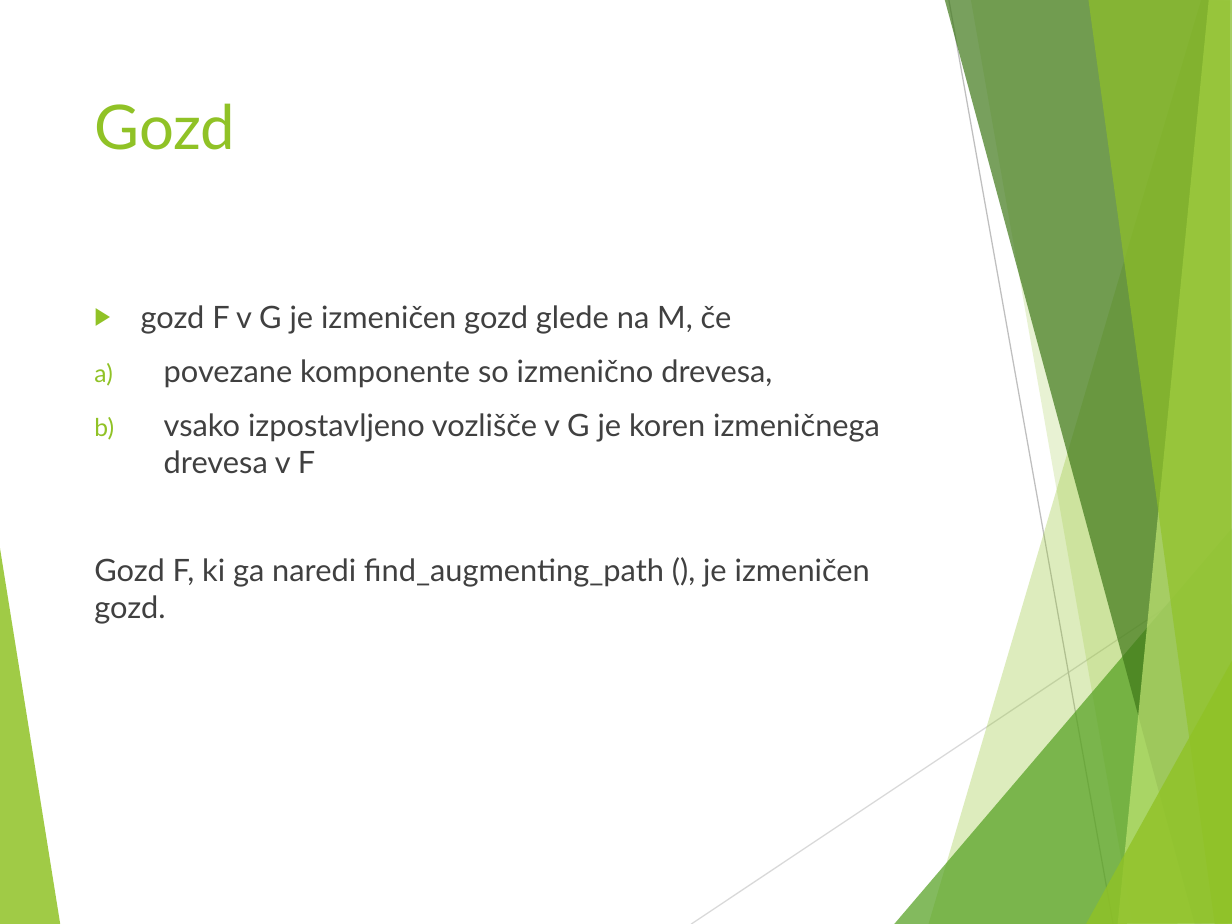
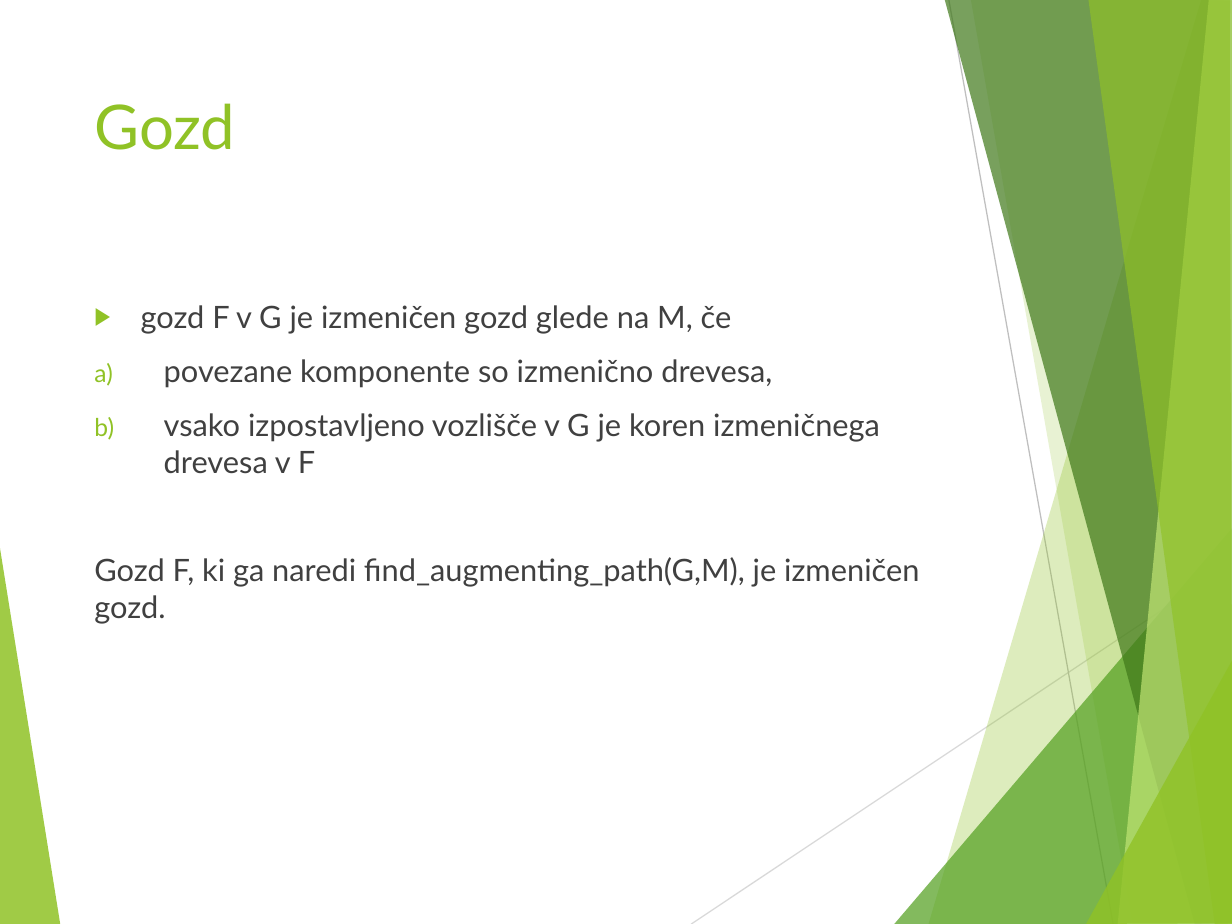
Before and after one commit to ZigaMr/BlossomAlgoritem, a slide deck: slide 26 of Blossomov algoritem.pptx (slide 25 before the commit). Drawn at 1232x924 pixels with LibreOffice and Linux fonts; fonts in the diff are those of the drawing. Boxes give left, top, right and bottom in pixels: in the first picture for what was removed or moved away, otherwise in the second. Text is boxed around its words. In the diff, an @@ line names an element or a change of style, - is before the commit and + after.

```diff
--- a/Blossomov algoritem.pptx
+++ b/Blossomov algoritem.pptx
@@ text at [94,557,919,624]: text changed @@
-Gozd F, ki ga naredi find_augmenting_path (), je izmeničen gozd.
+Gozd F, ki ga naredi find_augmenting_path(G,M), je izmeničen gozd.
```
Also in this commit, not shown: 4 other slides changed, 3 slides added.
